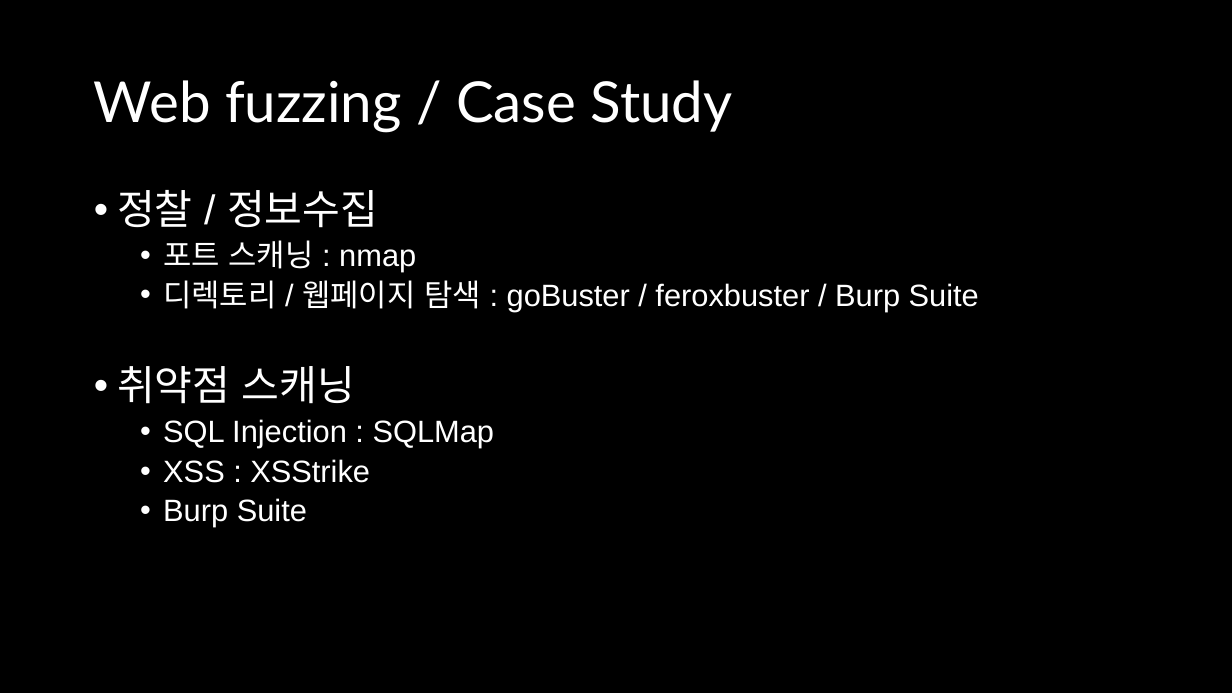
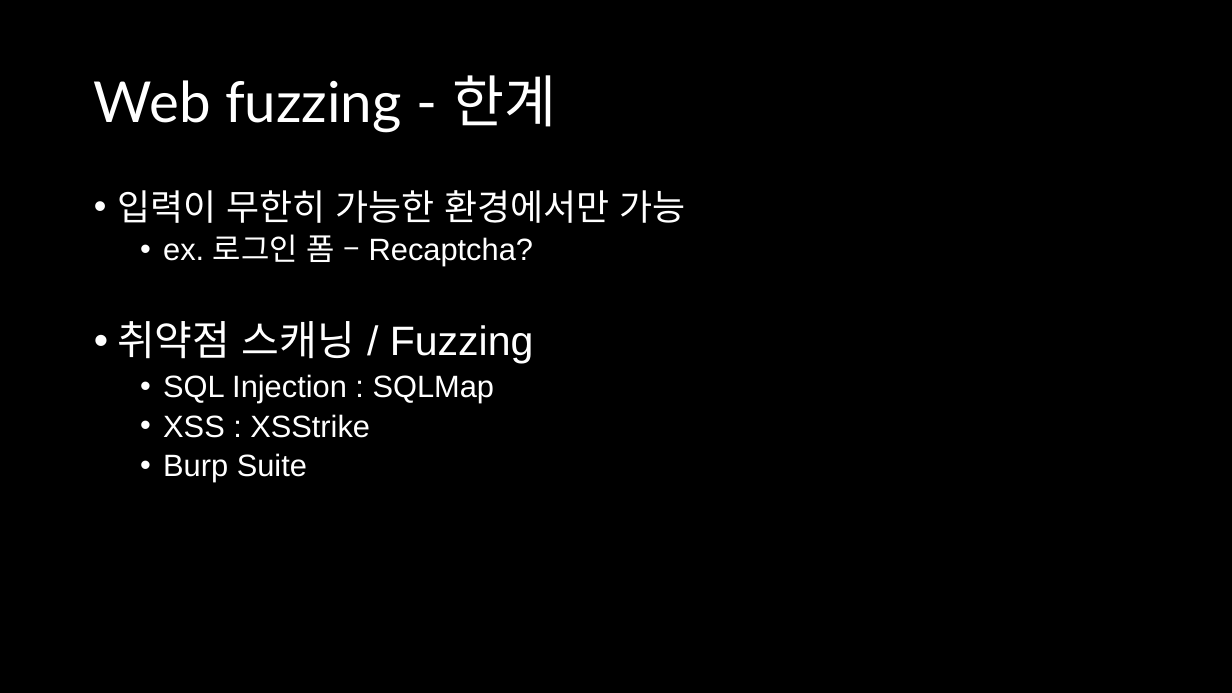
Before and after one commit to mirusu400/fuzzing-bug-hunting, a slide deck: slide 21 of 김성진_Fuzzing과 툴을 활용한 리얼월드 버그 헌팅.pptx (slide 12 before the commit). Drawn at 1232x693 pixels with LibreOffice and Linux fonts; fonts in the diff are those of the drawing. Boxes give left, top, right and bottom in pixels: in the first picture for what was removed or moved away, otherwise in the second. Text is boxed around its words. In the diff, an @@ line names an element or a change of style, - is before the commit and + after.

```diff
--- a/김성진_Fuzzing과 툴을 활용한 리얼월드 버그 헌팅.pptx
+++ b/김성진_Fuzzing과 툴을 활용한 리얼월드 버그 헌팅.pptx
@@ title at <box>94,75,556,132</box>: text changed @@
-Web fuzzing / Case Study
+Web fuzzing - 한계
@@ text at <box>117,190,685,363</box>: text changed @@
-• 정찰 / 정보수집
-  • 포트 스캐닝 : nmap
-  • 디렉토리 / 웹페이지 탐색 : goBuster / feroxbuster / Burp Suite
-• 취약점 스캐닝
+• 입력이 무한히 가능한 환경에서만 가능
+  • ex. 로그인 폼 – Recaptcha?
+• 취약점 스캐닝 / Fuzzing
```
Also in this commit, not shown: 4 other slides changed, 9 slides added.
